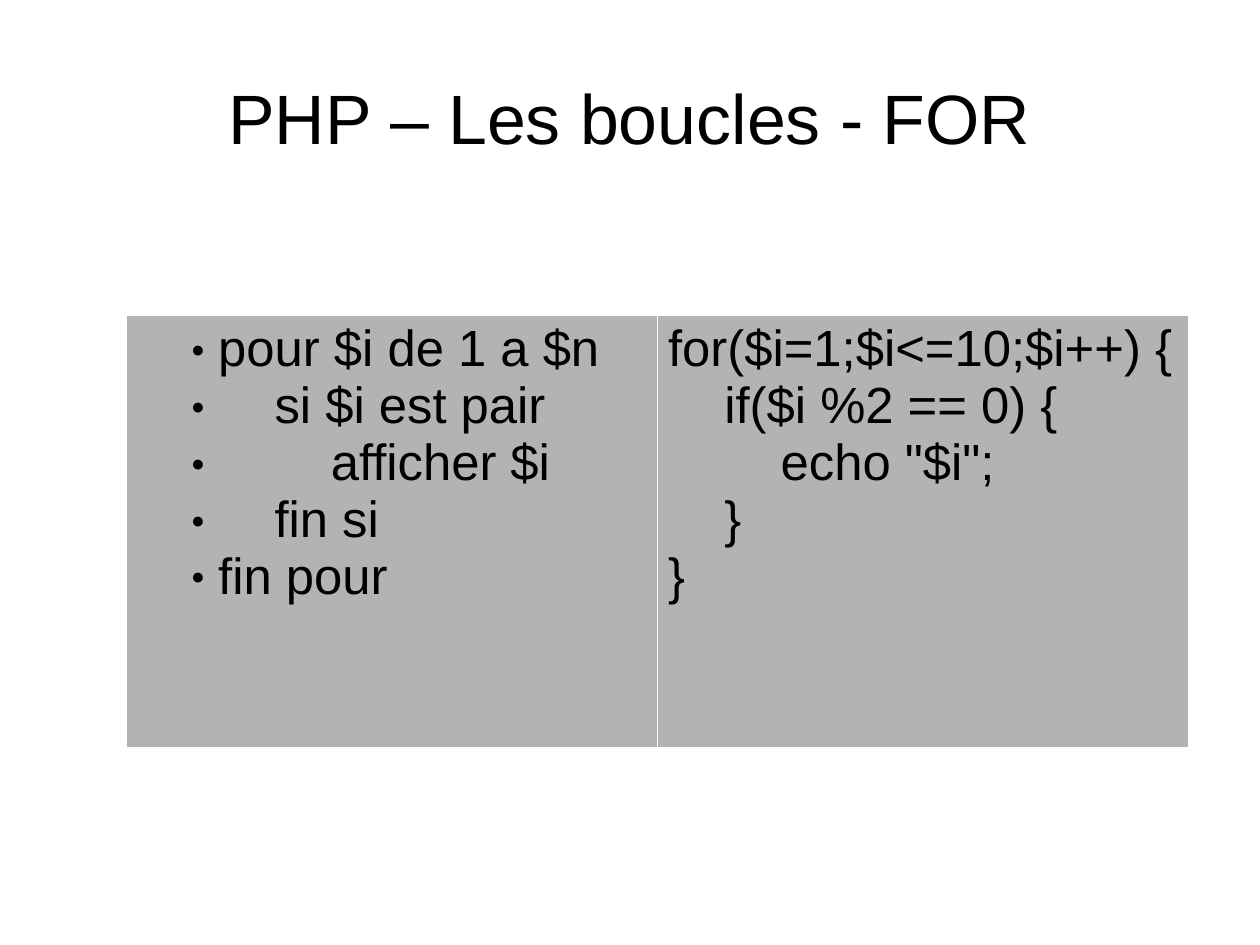
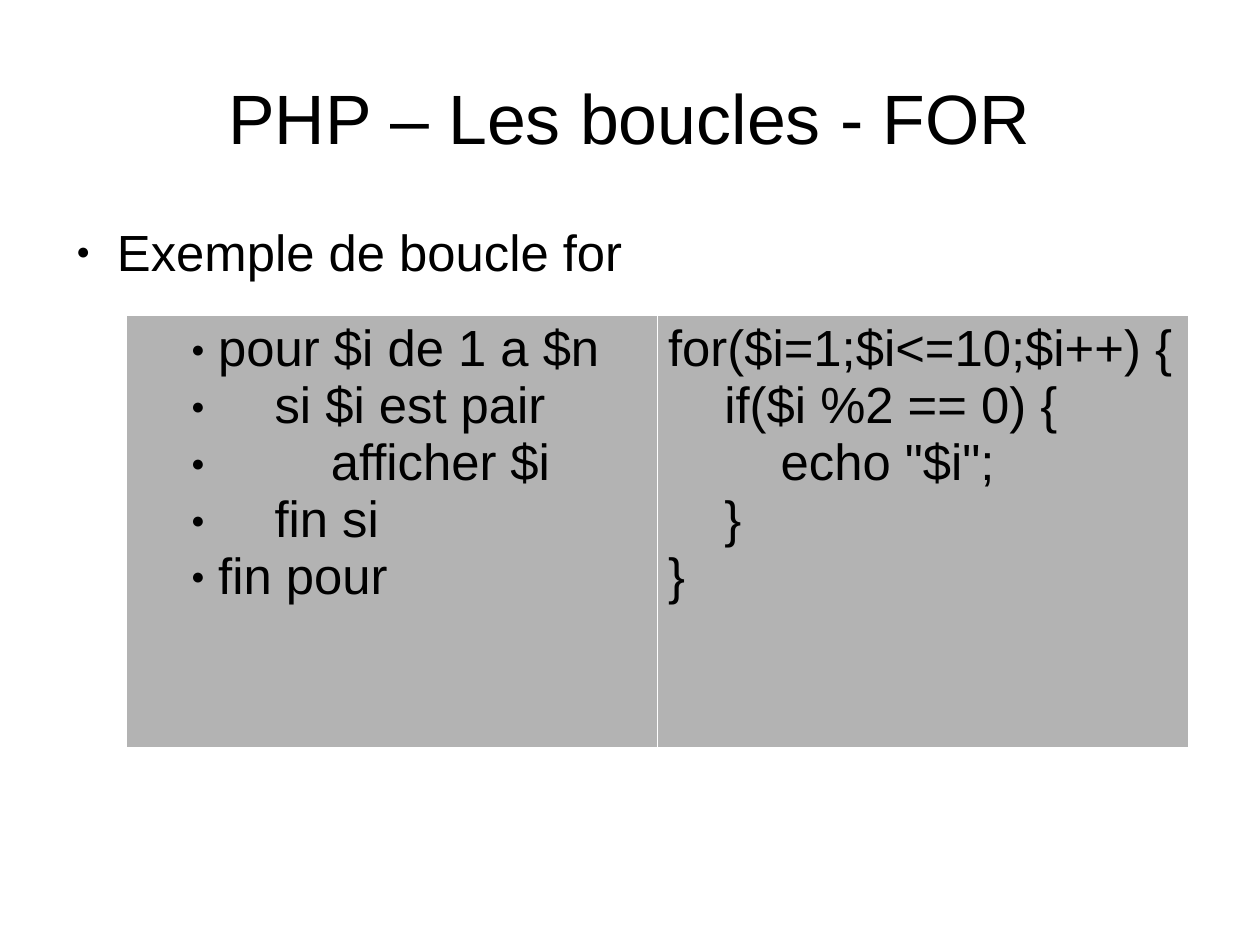
Before and after one commit to NicoM88/formation, a slide deck: slide 15 of PHP/formation.odp (slide 13 before the commit). Drawn at 1260x945 pixels with LibreOffice and Linux fonts; fonts in the diff are those of the drawing. Boxes give left, top, right and bottom in pixels: in the first picture for what was removed or moved away, otherwise in the second. Text is boxed around its words. In the diff, an @@ line names an element or a change of style, - is before the commit and + after.

```diff
--- a/PHP/formation.odp
+++ b/PHP/formation.odp
@@ text added at (117, 234, 622, 282), 32 pt, text #000000 @@
+● Exemple de boucle for
```
Also in this commit, not shown: 9 other slides changed, 3 slides added, 1 other file.
